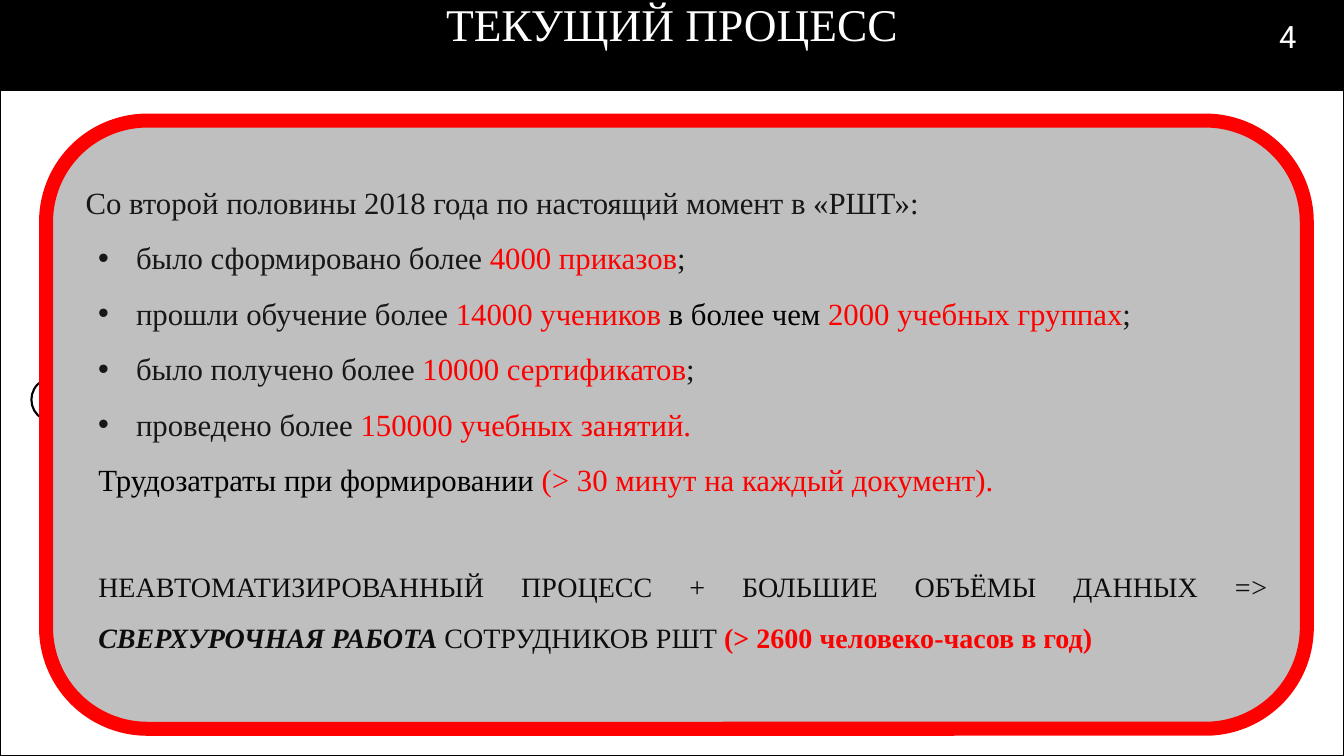
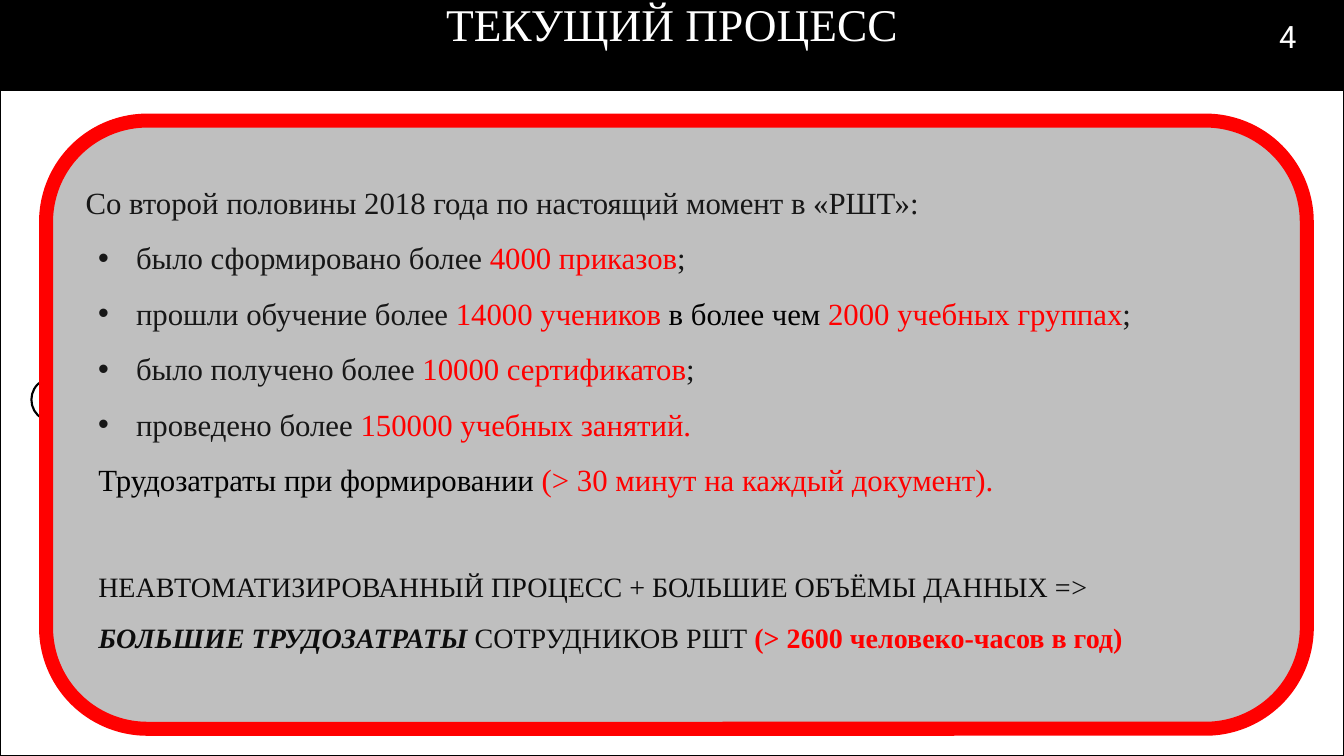
Before and after one commit to RAdKuzur/ASTU, a slide deck: slide 4 of Дипломная работа/Диплом/Презентация.pptx. Drawn at 1344x756 pixels with LibreOffice and Linux fonts; fonts in the diff are those of the drawing; background and template pictures are left out. Boxes give left, top, right and bottom in pixels: in the first picture for what was removed or moved away, otherwise in the second. Text is boxed around its words. In the diff, an @@ line names an element or a change of style, - is before the commit and + after.

Commit message:
fix

```diff
--- a/Дипломная работа/Диплом/Презентация.pptx
+++ b/Дипломная работа/Диплом/Презентация.pptx
@@ text in rounded rectangle at <box>98,576,1123,653</box>: text changed @@
-  НЕАВТОМАТИЗИРОВАННЫЙ ПРОЦЕСС + БОЛЬШИЕ ОБЪЁМЫ ДАННЫХ => СВЕРХУРОЧНАЯ РАБОТА СОТРУДНИКОВ РШТ (> 2600 человеко-часов в год)
+  НЕАВТОМАТИЗИРОВАННЫЙ ПРОЦЕСС + БОЛЬШИЕ ОБЪЁМЫ ДАННЫХ =>
+  БОЛЬШИЕ ТРУДОЗАТРАТЫ СОТРУДНИКОВ РШТ (> 2600 человеко-часов в год)
```
